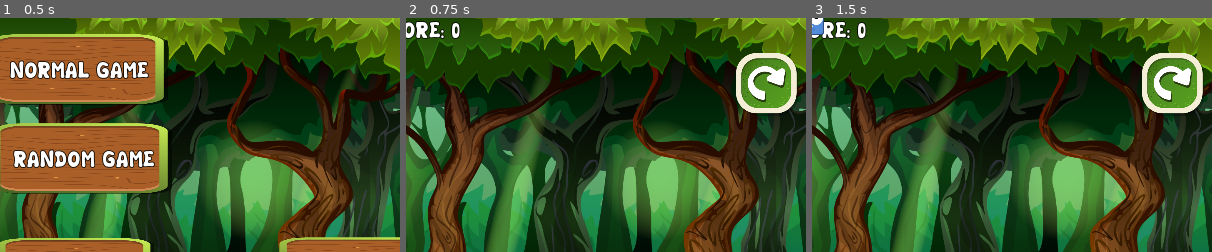
Above: before the commit, frames 1-3 (left to right).
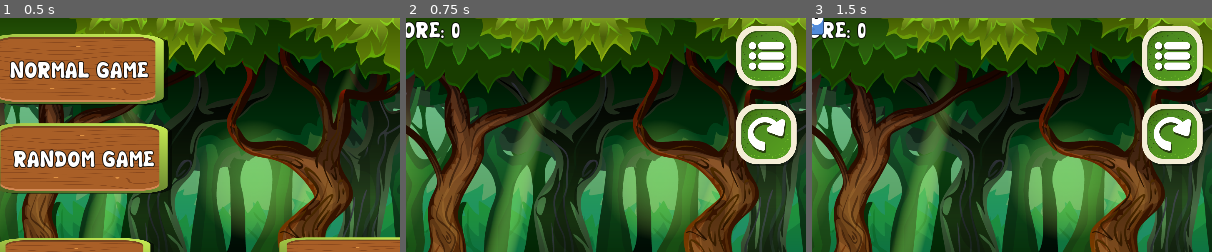
Above: after the commit, the same moments.

Repository: borkoDimitrov/AnimalBlocks
Game: Godot game, scene res://UI/StartMenu.tscn
The game is run twice, just before and just after one commit, with the same random seed, the same clock (stepped at 60 frames per second) and the same inputs.
Inputs (mouse positions are % of the whole screen's width and height, from its top left):
- Up to frame 1 (0.5 s): no input
- Up to frame 2 (0.75 s): click "NORMAL GAME" at 0.5 s
- Up to frame 3 (1.5 s): click (7, 50) at 1.27 s
The pictures show only the part of the screen within x 43-93%, y 2-52%; the shares and areas given below are measured in that part.

Frame 1 is identical in both runs. In frame 2, 7.8% of the frame differs, in the area x 82-98%, y 3-63%; in frame 3, 7.8%.

Commit message:
Add return to menu button

Diff:
--- a/Level/Level.gd
+++ b/Level/Level.gd
@@ -186,5 +186,8 @@
 func OnLevelRestartPressed():
 	Globals.emit_signal("RELOAD_CURRENT_LEVEL")
 
+func _on_MenuButton_pressed():
+	get_tree().change_scene("res://UI/StartMenu.tscn")
+
 func _on_AnimatedSprite_animation_finished():
 	Globals.emit_signal("HANDLE_LEVEL_WON")
--- a/Level/Level.tscn
+++ b/Level/Level.tscn
@@ -1,9 +1,10 @@
-[gd_scene load_steps=56 format=2]
+[gd_scene load_steps=57 format=2]
 
 [ext_resource path="res://Level/Level.gd" type="Script" id=1]
 [ext_resource path="res://Utils/AudioPlayer.gd" type="Script" id=2]
 [ext_resource path="res://Assets/Fonts/CHUBBY.TTF" type="DynamicFontData" id=3]
 [ext_resource path="res://Assets/Sprites/CartoonForest.png" type="Texture" id=4]
+[ext_resource path="res://Assets/Sprites/UI/menu.png" type="Texture" id=5]
 [ext_resource path="res://Assets/Sprites/UI/restart.png" type="Texture" id=6]
 [ext_resource path="res://Skills/SmallBomb.tscn" type="PackedScene" id=7]
 [ext_resource path="res://Skills/MatchTwoTiles.tscn" type="PackedScene" id=8]
@@ -120,11 +121,19 @@
 unique_name_in_owner = true
 position = Vector2( 53, 186 )
 
+[node name="MenuButton" type="TextureButton" parent="CanvasLayer"]
+margin_left = 860.0
+margin_top = 20.0
+margin_right = 940.0
+margin_bottom = 100.0
+texture_normal = ExtResource( 5 )
+expand = true
+
 [node name="LevelRestart" type="TextureButton" parent="CanvasLayer"]
 margin_left = 860.0
-margin_top = 55.0
+margin_top = 120.0
 margin_right = 940.0
-margin_bottom = 135.0
+margin_bottom = 200.0
 texture_normal = ExtResource( 6 )
 expand = true
 
@@ -163,4 +172,5 @@
 scale = Vector2( 2, 2 )
 frames = SubResource( 4 )
 
+[connection signal="pressed" from="CanvasLayer/MenuButton" to="." method="_on_MenuButton_pressed"]
 [connection signal="animation_finished" from="AnimatedSprite" to="." method="_on_AnimatedSprite_animation_finished"]
Binary file added: Assets/Sprites/UI/menu.png
Not shown, added: Assets/Sprites/UI/menu.png.import
